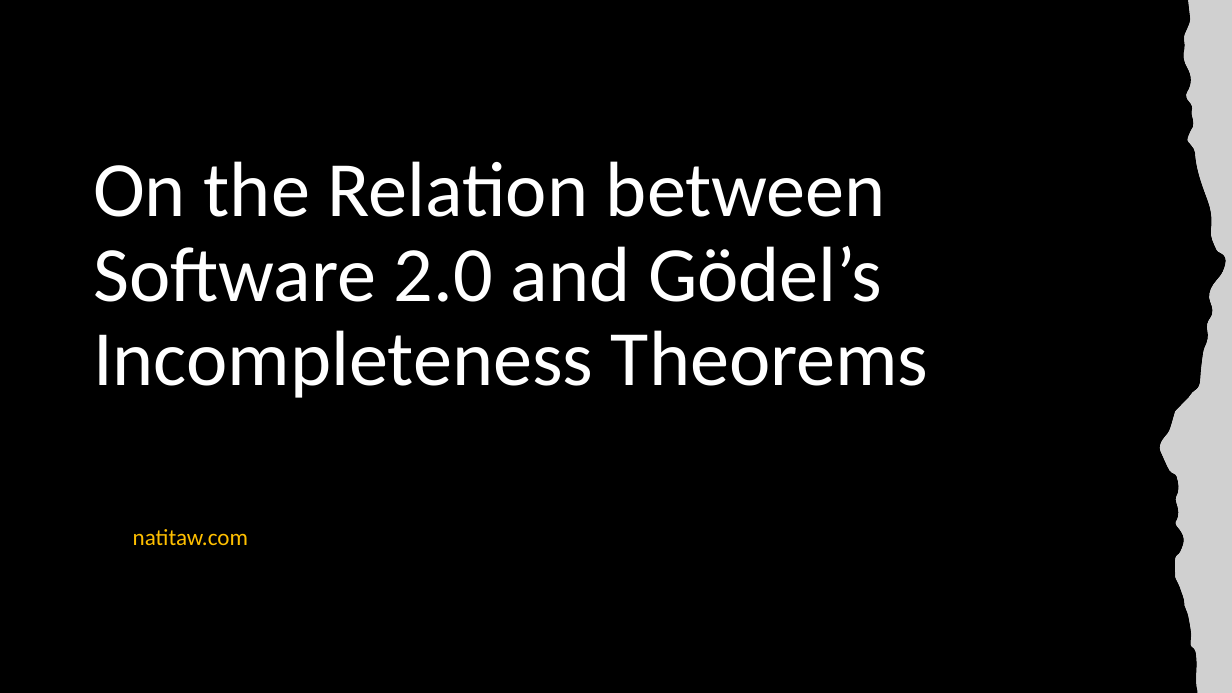
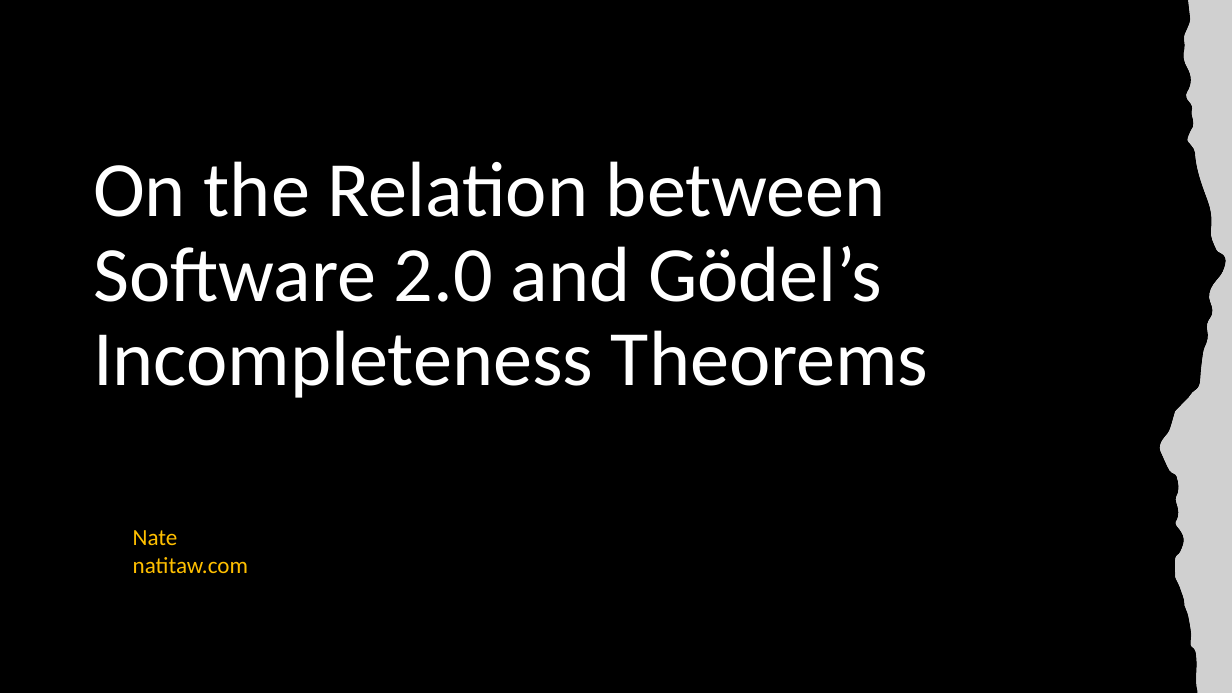
Before and after one commit to natitaw/my-books, a slide deck: slide 1 of presentation/Presentation1.pptx. Drawn at 1232x693 pixels with LibreOffice and Linux fonts; fonts in the diff are those of the drawing; grey boxes stand for pictures. Boxes give left, top, right and bottom in pixels: in the first picture for what was removed or moved away, otherwise in the second. Text is boxed around its words. In the diff, an @@ line names an element or a change of style, - is before the commit and + after.

```diff
--- a/presentation/Presentation1.pptx
+++ b/presentation/Presentation1.pptx
@@ text at [133,530,178,545]: paragraph added @@
+Nate
```
Also in this commit, not shown: 1 slide added.
